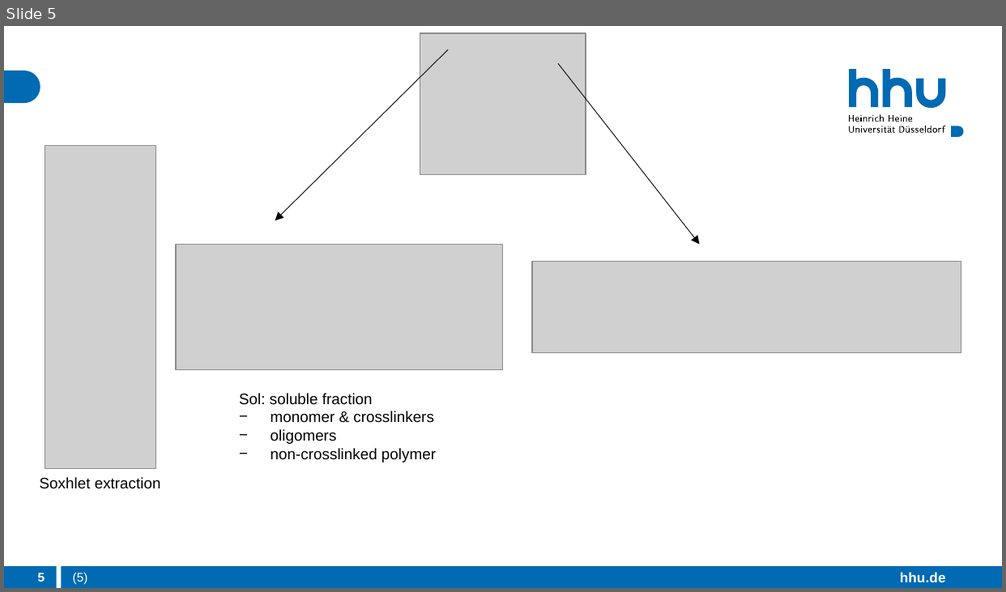
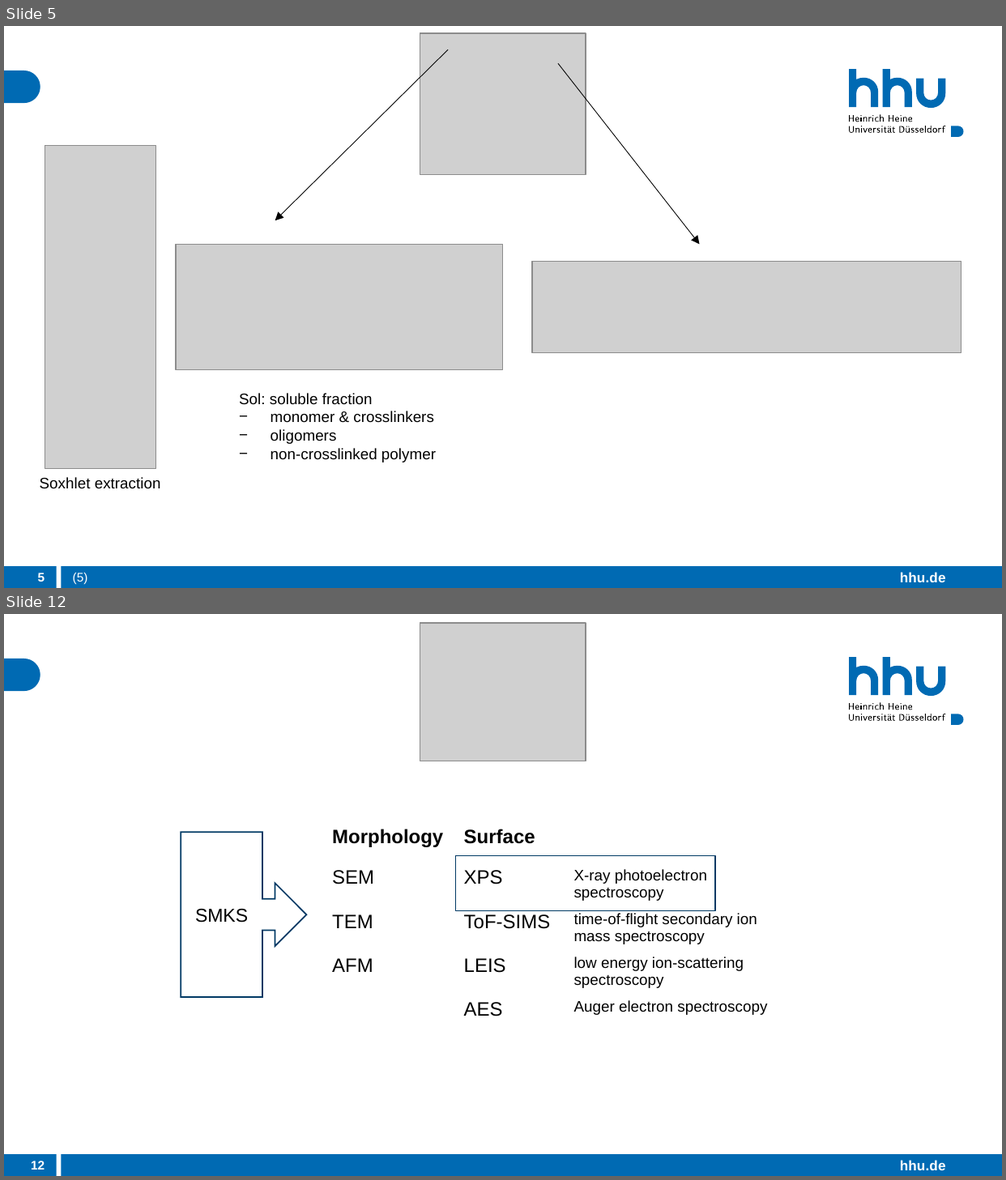
Before and after one commit to 09lena01/M.Sc., a slide deck: 2. Semester/AdMat/Soft Matter (Delaittre)/Characterizing_crosslinked_polymer_networks.pptx. Shown one above the other, each under a label of ours: slide 5 before the commit, slides 5 and 12 after it; the slides between them are not shown. The pictures are 1006x592 and 1006x1180 pixels, drawn with LibreOffice and Linux fonts; fonts in the diff are those of the drawing; grey boxes stand for pictures. Boxes give left, top, right and bottom in pixels: in the first picture for what was removed or moved away, otherwise in the second. Text is boxed around its words. In the diff, an @@ line names an element or a change of style, - is before the commit and + after.

```diff
--- a/2. Semester/AdMat/Soft Matter (Delaittre)/Characterizing_crosslinked_polymer_networks.pptx
+++ b/2. Semester/AdMat/Soft Matter (Delaittre)/Characterizing_crosslinked_polymer_networks.pptx
@@ slide 12 added at (4, 614, 1002, 1176), background #FFFFFF; not listed: 26 template elements that a slide beside it also shows @@
@@ picture added at (420, 623, 586, 761) @@
@@ rectangle added at (61, 714, 675, 730), fill #FFFFFF @@
@@ table added at (322, 821, 791, 1042), 5 rows, 3 columns @@
+Morphology | Surface | 
+SEM | XPS | X-ray photoelectron spectroscopy
+TEM | ToF-SIMS | time-of-flight secondary ion mass spectroscopy
+AFM | LEIS | low energy ion-scattering spectroscopy
+ | AES | Auger electron spectroscopy
@@ right arrow callout added at (181, 833, 306, 997), fill #FFFFFF, outline #003964 1 pt, 13.5 pt, text #000000 @@
+SMKS
@@ rectangle added at (456, 855, 715, 910), outline #003964 0.75 pt @@
@@ page number added at (31, 1161, 44, 1170), 9 pt, text #FFFFFF, bold @@
+12
```
Also in this commit, not shown: 3 slides changed, 7 other slides added, 3 slides removed, 1 other file.
